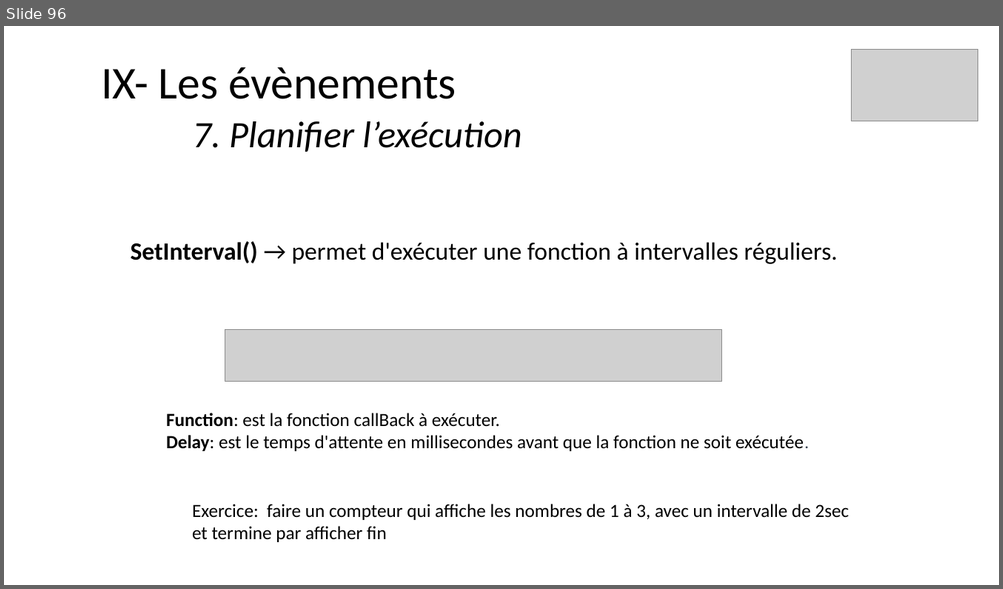
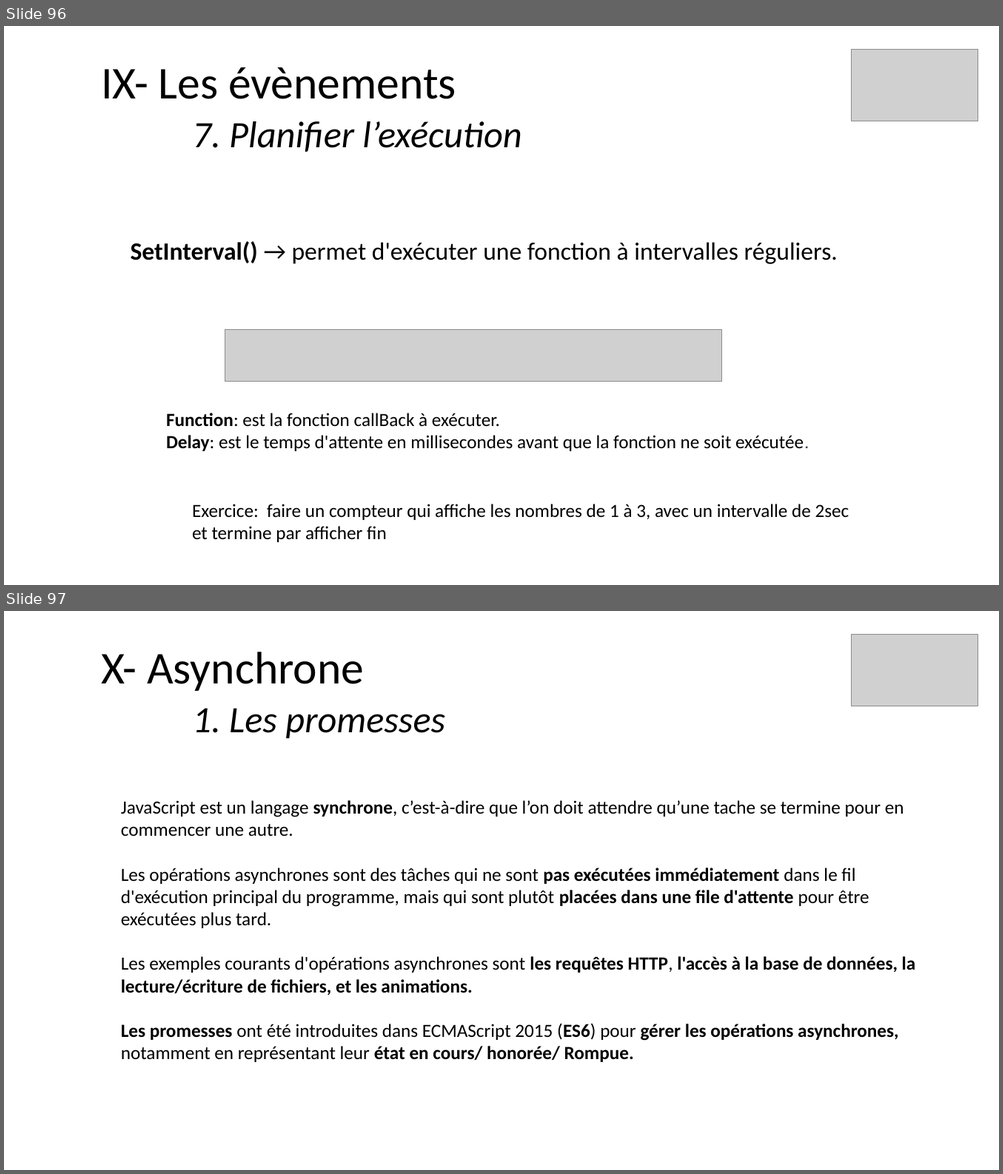
Before and after one commit to ArMb57/JavaScript, a slide deck: cours.pptx. Shown one above the other, each under a label of ours: slide 96 before the commit, slides 96 and 97 after it. The pictures are 1003x589 and 1003x1174 pixels, drawn with LibreOffice and Linux fonts; fonts in the diff are those of the drawing; grey boxes stand for pictures. Boxes give left, top, right and bottom in pixels: in the first picture for what was removed or moved away, otherwise in the second. Text is boxed around its words. In the diff, an @@ line names an element or a change of style, - is before the commit and + after.

```diff
--- a/cours.pptx
+++ b/cours.pptx
@@ slide 97 added at bbox=[4, 611, 999, 1170], background #FFFFFF @@
@@ title added at bbox=[101, 652, 445, 738], 36 pt, text #000000, italic @@
+X- Asynchrone
+1. Les promesses
@@ picture added at bbox=[851, 634, 978, 706] @@
@@ text added at bbox=[121, 800, 916, 1062], 18 pt, text #000000 @@
+JavaScript est un langage synchrone, c’est-à-dire que l’on doit attendre qu’une tache se termine pour en commencer une autre.
+Les opérations asynchrones sont des tâches qui ne sont pas exécutées immédiatement dans le fil d'exécution principal du programme, mais qui sont plutôt placées dans une file d'attente pour être exécutées plus tard.
+Les exemples courants d'opérations asynchrones sont les requêtes HTTP, l'accès à la base de données, la lecture/écriture de fichiers, et les animations.
+Les promesses ont été introduites dans ECMAScript 2015 (ES6) pour gérer les opérations asynchrones, notamment en représentant leur état en cours/ honorée/ Rompue.
```
Also in this commit, not shown: 17 other slides added, 13 other files.
